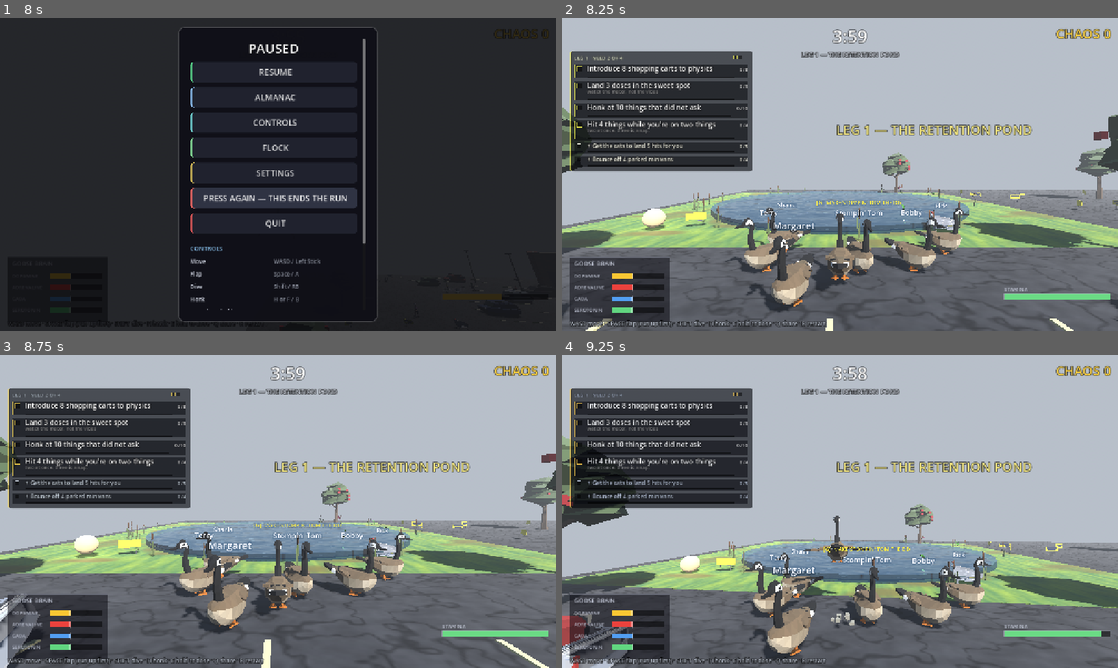
Above: before the commit, frames 1-4 (two rows, left to right).
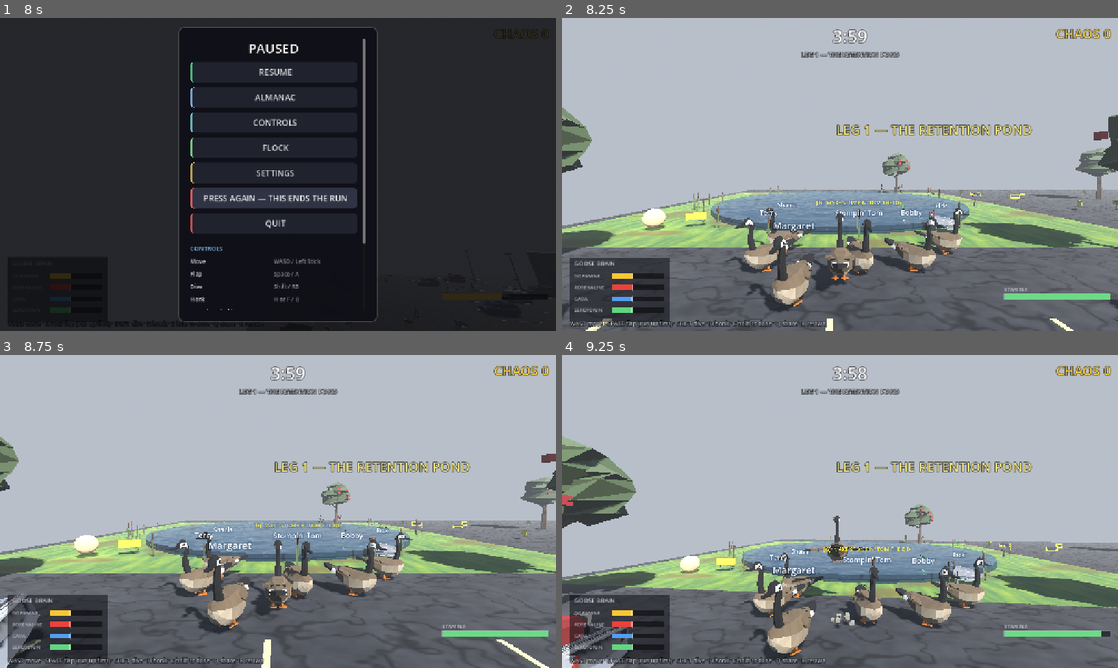
Above: after the commit, the same moments.

Repository: ariaz123git/geeked-geese
Game: Godot game, scene res://scenes/main.tscn
Same seed, same stepped clock (60 frames per second), same inputs: the game is played once before the commit and once after it. Sound files missing from this copy of the repository are replaced by a short silence.
Inputs (mouse positions are in pixels of both pictures, inside the frame that each line leads up to):
- Up to frame 1 (8 s): click "HONK" at 0.5 s; tap Enter (gg_skip) at 1.25 s; move the mouse to (305, 174) at 1.27 s; hold Space (gg_flap) 1.28-2.03 s; hold W (gg_forward) 1.28-5 s; click (305, 174) at 1.42 s; move the mouse to (250, 174) at 2.02 s; tap J (gg_cam_left) at 2.1 s; click (250, 174) at 2.17 s; tap Space (gg_flap) at 2.27, 2.3, 2.57, 3.05, 3.77, 3.8, 4.07, 4.52, 4.55, 4.82 s; move the mouse to (289, 168) at 2.77 s; hold K (gg_cam_right) 2.78-3.53 s; click (289, 168) at 2.92 s; move the mouse to (272, 180) at 3.52 s; tap G (gg_designate) at 3.6 s; click (272, 180) at 3.67 s; move the mouse to (316, 177) at 4.27 s; hold Shift (gg_dive) 4.28-5 s; click (316, 177) at 4.42 s; tap Escape (ui_cancel) at 4.9 s; click "SETTINGS" at 5 s; click "Show hints" at 5.75 s; click "BACK" at 6.5 s; click "RESTART RUN" at 7.25 s
- Up to frame 2 (8.25 s): click "PRESS AGAIN — THIS ENDS THE R…" at 8 s
- Up to frame 3 (8.75 s): no input
- Up to frame 4 (9.25 s): move the mouse to (795, 508) at 8.77 s; hold W (gg_forward) from 8.78 s (still down); tap E (gg_eat) at 8.85 s; click (795, 508) at 8.92 s; tap Space (gg_flap) at 9.02, 9.05 s

Frame 1 is identical in both runs. In frame 2, 12% of the frame differs, in the area x 1-35%, y 10-49%; in frame 3, 12%; in frame 4, 12%.

Commit message:
Walk every Settings row on a pad and fix the four that misbehaved
D-053 proved a volume PREF reaches a bus. Nothing had moved a Settings
control the way a player does and then looked at the thing it controls.
Earlier notes recorded show_hints as "checked and innocent -- re-reads
on pref_changed", which is true of the listener and says nothing about
who writes the same property after it.

inputtest.gd::_settings_walk() walks the panel with the D-pad, moves
each slider five presses, toggles each checkbox with A, picks Classic
through the Art style popup on the pad, and asserts the CONSUMER of
every row: the camera's sensitivity, FOV and invert flag, all three
buses, Juice's shake and FX, the HUD's FX, the objectives panel, the
goose, the cats and the people.

Shipped as a report and read first. Its first run found four real
things:

  Invert Y, Show hints  UNREACHABLE on a pad. D-pad down went art style ->
                        six sliders -> BACK; Godot's geometric guess skips a
                        CheckBox at the left of its row. -> _chain_focus()
  every slider          95-100 presses end to end: a focused Slider moves by
                        `step` (0.01), and pad buttons do not auto-repeat.
                        -> _step_focused_slider(), a twentieth per press: 17-20
  Art style             "Cats and people follow the goose. Takes effect
                        immediately." 7 of 7 cats and 9 of 9 people stayed
                        low-poly. -> both rebuild their visual on pref_changed
                        (npc_human now holds its classic visual by reference
                        rather than finding it by the name "Vis")
  Show hints            OFF held until the menu closed: main.gd wrote the
                        panel's `visible` on every open and close.
                        -> mission_hud.set_host_visible() composes the two

...and one error of its own: pressing right from 0.9 hit the ceiling
after two presses and read "50 presses end to end". It presses toward
the side with room.

A GODOT 3 API GOT IN AND THE COMPILE GATE PASSED IT. The first slider
fix set HSlider.custom_step. 4.7 has no such property (printed from
ClassDB, now in GODOT_4.7_RULES.md 4.5 with the ui_* pad defaults and
the focus-on-hide fact), and a property write on a native type resolves
at run time -- so --gate was green while every slider row raised SCRIPT
ERROR and the walk saw no sliders. verify.ps1's per-step SCRIPT ERROR
check is what catches that class.

CANARIES:
  chain + cat + person listeners removed   3 failures, each naming its row
  slider step + host visibility removed    8 (seven sliders, Show hints)

THE SAME CANARY RUN FAILED TWO CHECKS IT HAD NO BUSINESS TOUCHING -- the
share test fired 3 times inside its cooldown. That is not noise and it
is not this commit; it is D-057, next.

    [input] PASS -- 105 controller checks       (was 70)

Diff:
--- a/scripts/core/main.gd
+++ b/scripts/core/main.gd
@@ -254,8 +254,11 @@
 func _set_hud_visible(v: bool) -> void:
 	if hud and is_instance_valid(hud):
 		hud.visible = v
+	# Through the panel, not onto its `visible`: the panel also answers to the
+	# "Show hints" setting, and writing `visible` here undid that setting on
+	# every menu close. See mission_hud.gd::set_host_visible().
 	if mission_hud and is_instance_valid(mission_hud):
-		mission_hud.visible = v
+		mission_hud.set_host_visible(v)
 
 
 ## Mouse capture is a global concern: the camera only steers while captured,
--- a/scripts/ui/mission_hud.gd
+++ b/scripts/ui/mission_hud.gd
@@ -95,6 +95,7 @@
 var _hidden_seen := 0
 var _hidden_total := 0
 var _bonus_queue: Array = []   ## bonus rows waiting for a free slot
+var _host_visible := true      ## see set_host_visible()
 
 
 func _ready() -> void:
@@ -441,11 +442,27 @@
 		_refresh_visibility()
 
 
+## Whether the director wants gameplay HUD on screen at all — false while a menu
+## or a card owns it. `main.gd::_set_hud_visible()` calls this.
+##
+## TWO WRITERS, ONE PROPERTY, AND THE LAST ONE WON. The director used to set
+## `visible` on this layer directly, on every menu open and every menu close, so
+## "Show hints" OFF held exactly until the player resumed from the very menu
+## they had turned it off in — and then the panel came back. Measured through
+## the checkbox on 2026-09-25: show_hints=false, menu closed, panel visible=true.
+## The last session's handoff recorded this pref as "checked and innocent", on
+## the strength of the `pref_changed` listener above, which is real and was
+## never the problem. D-056.
+func set_host_visible(v: bool) -> void:
+	_host_visible = v
+	_refresh_visibility()
+
+
 func _refresh_visibility() -> void:
 	var show_it := true
 	if _prefs != null:
 		show_it = bool(_prefs.get_pref(&"show_hints", true))
-	visible = show_it
+	visible = _host_visible and show_it
 
 
 # ═══════════════════════════════════════════════════════════════ DRAWABLES
--- a/scripts/ui/pause_menu.gd
+++ b/scripts/ui/pause_menu.gd
@@ -59,6 +59,8 @@
 
 var _slider_refs: Dictionary = {}    # StringName -> HSlider
 var _checkbox_refs: Dictionary = {}  # StringName -> CheckBox
+## Every focusable row of the settings panel, top to bottom. See `_chain_focus`.
+var _settings_order: Array[Control] = []
 
 
 func _ready() -> void:
@@ -90,6 +92,36 @@
 		else:
 			_open_menu()
 		get_viewport().set_input_as_handled()
+		return
+	if _open and _showing_settings:
+		_step_focused_slider(event)
+
+
+## A PAD OR AN ARROW KEY MOVES A SLIDER ONE TWENTIETH OF ITS RANGE.
+##
+## Left alone, a focused Slider moves by its `step` — 0.01 on every 0..1 row
+## here — so measured with a pad it was 95 to 100 presses end to end, and pad
+## buttons do not auto-repeat the way a held key does. Godot 4.7 has no separate
+## keyboard step to set: `custom_step` was Godot 3, and the first draft of this
+## fix assigned it and raised on every row (the compile gate passed it, because
+## a property write on a native type is resolved at run time). Raising `step`
+## instead would coarsen the mouse drag and knock Field of view's 68° default off
+## its grid. So the menu takes left / right itself, before the slider sees them.
+## Echoes count, so a held arrow key still sweeps. D-056.
+func _step_focused_slider(event: InputEvent) -> void:
+	var dir := 0.0
+	if event.is_action_pressed("ui_right", true):
+		dir = 1.0
+	elif event.is_action_pressed("ui_left", true):
+		dir = -1.0
+	if dir == 0.0:
+		return
+	var s := get_viewport().gui_get_focus_owner() as HSlider
+	if s == null or not is_ancestor_of(s):
+		return
+	var nudge: float = maxf(s.step, snappedf((s.max_value - s.min_value) / 20.0, s.step))
+	s.value = clampf(s.value + dir * nudge, s.min_value, s.max_value)
+	get_viewport().set_input_as_handled()
 
 
 func is_open() -> bool:
@@ -468,8 +500,29 @@
 
 	var back_btn := _menu_button("BACK", _back_from_settings)
 	vb.add_child(back_btn)
+	_settings_order.append(back_btn)
+	_chain_focus(_settings_order)
 
 	return panel
+
+
+## THE D-PAD WALKS THE ROWS IN THE ORDER THEY ARE DRAWN.
+##
+## Godot picks a focus neighbour geometrically when none is set, and on this
+## panel geometry chose wrong: a CheckBox sits at the left of its row and a
+## slider in the middle of the next, so D-pad down from Mouse sensitivity went
+## straight to Field of view. Walked with a pad on 2026-09-25 the order was
+## art style, six sliders, BACK — INVERT Y AND SHOW HINTS COULD NOT BE REACHED
+## AT ALL. `inputtest.gd::_settings_walk()` holds the order now. D-056.
+func _chain_focus(order: Array[Control]) -> void:
+	for i in order.size():
+		var c: Control = order[i]
+		if i > 0:
+			c.focus_neighbor_top = c.get_path_to(order[i - 1])
+			c.focus_previous = c.focus_neighbor_top
+		if i < order.size() - 1:
+			c.focus_neighbor_bottom = c.get_path_to(order[i + 1])
+			c.focus_next = c.focus_neighbor_bottom
 
 
 ## Goose model picker. Both meshes expose an identical API, so switching is a
@@ -498,6 +551,7 @@
 		cur = str(prefs.get_pref(&"goose_model", "lowpoly"))
 	opt.selected = 1 if cur == "classic" else 0
 	_model_opt = opt
+	_settings_order.append(opt)
 	opt.item_selected.connect(func(i: int):
 		var p2 := get_node_or_null("/root/Prefs")
 		if p2:
@@ -527,6 +581,7 @@
 	slider.min_value = min_v
 	slider.max_value = max_v
 	slider.step = step
+	_settings_order.append(slider)
 	slider.custom_minimum_size = Vector2(190, 0)
 	slider.size_flags_horizontal = Control.SIZE_EXPAND_FILL
 
@@ -567,6 +622,7 @@
 		initial = bool(_prefs.get_pref(key, false))
 	cb.button_pressed = initial
 	row.add_child(cb)
+	_settings_order.append(cb)
 
 	cb.toggled.connect(func(v: bool):
 		if _prefs != null:
--- a/scripts/world/cat.gd
+++ b/scripts/world/cat.gd
@@ -35,6 +35,8 @@
 var _lp: Node3D
 var _sfx: Node
 var _meow_t := 0.0
+## Kept so the visual can be rebuilt in the other art style mid-leg.
+var _fur := Color(0.5, 0.45, 0.4)
 
 
 func _ready() -> void:
@@ -45,6 +47,22 @@
 	if randomise_nip:
 		responds_to_nip = randf() < 0.67
 	_new_wander()
+	var prefs := get_node_or_null("/root/Prefs")
+	if prefs != null and prefs.has_signal("pref_changed"):
+		prefs.pref_changed.connect(_on_pref_changed)
+
+
+## THE SETTINGS ROW SAYS "CATS AND PEOPLE FOLLOW THE GOOSE. TAKES EFFECT
+## IMMEDIATELY", and for cats it did not: the style was read once, in setup(),
+## and never again. Switched to classic mid-leg on 2026-09-25 with the pad, the
+## goose changed and all seven cats in the lot stayed faceted until the next
+## zone was built. D-056.
+func _on_pref_changed(key: StringName, _value) -> void:
+	if key != &"goose_model":
+		return
+	if (_lp != null) == _use_lowpoly():
+		return
+	_build_visual()
 
 
 const LP_PATTERNS := [&"tabby", &"grey", &"tuxedo"]
@@ -68,6 +86,23 @@
 	cs.rotation_degrees = Vector3(90, 0, 0)
 	cs.position.y = 0.24
 	add_child(cs)
+	_fur = fur
+	_build_visual()
+
+
+## Build whichever visual the art style asks for, replacing any that exists.
+## The outgoing one is renamed before it is freed: `queue_free()` holds the name
+## until the end of the frame, and `add_child()` answers a collision by
+## discarding the requested name — main.gd's `_clear()` has the long version.
+func _build_visual() -> void:
+	for old in [_lp, _vis]:
+		var n := old as Node3D
+		if n != null and is_instance_valid(n):
+			n.name = "VisOutgoing"
+			n.queue_free()
+	_lp = null
+	_vis = null
+	var fur := _fur
 
 	if _use_lowpoly():
 		_lp = preload("res://scripts/world/cat_visual_lowpoly.gd").new()
--- a/scripts/world/npc_human.gd
+++ b/scripts/world/npc_human.gd
@@ -16,6 +16,10 @@
 var _sfx: Node
 ## Faceted variant, used when settings ask for the low-poly art style.
 var _lp: Node3D
+## The primitive variant. Held by reference now rather than found by the name
+## "Vis", because a mid-leg rebuild frees one and adds the other in one frame.
+var _vis: Node3D
+var _shirt := Color(0.5, 0.5, 0.55)
 
 
 func _ready() -> void:
@@ -23,6 +27,20 @@
 	add_to_group("npc")
 	_home = global_position
 	_new_wander()
+	var prefs := get_node_or_null("/root/Prefs")
+	if prefs != null and prefs.has_signal("pref_changed"):
+		prefs.pref_changed.connect(_on_pref_changed)
+
+
+## Same promise as the cats — "cats and people follow the goose. Takes effect
+## immediately" — and the same break: read once in setup(), never again. Nine
+## people in leg 1 stayed faceted after the goose went classic. D-056.
+func _on_pref_changed(key: StringName, _value) -> void:
+	if key != &"goose_model":
+		return
+	if (_lp != null) == _use_lowpoly():
+		return
+	_build_visual()
 
 
 ## People are authored twice, same as the cats, so the crowd matches whichever
@@ -43,6 +61,22 @@
 	cs.shape = cap
 	cs.position.y = 0.85
 	add_child(cs)
+	_shirt = shirt
+	_build_visual()
+
+
+## Build whichever visual the art style asks for, replacing any that exists.
+## The outgoing one is renamed before it is freed, for the reason main.gd's
+## `_clear()` gives: a queued node keeps its name until the end of the frame.
+func _build_visual() -> void:
+	for old in [_lp, _vis]:
+		var n := old as Node3D
+		if n != null and is_instance_valid(n):
+			n.name = "VisOutgoing"
+			n.queue_free()
+	_lp = null
+	_vis = null
+	var shirt := _shirt
 
 	if _use_lowpoly():
 		_lp = preload("res://scripts/world/human_visual_lowpoly.gd").new()
@@ -63,6 +97,7 @@
 	var vis := Node3D.new()
 	vis.name = "Vis"
 	add_child(vis)
+	_vis = vis
 
 	# torso
 	var torso := MeshInstance3D.new()
@@ -121,7 +156,7 @@
 	# on every person in the lot, on every honk — and depenetration then shoved
 	# the whole crowd. cat.gd has carried the comment explaining exactly this
 	# for as long as this line has been wrong, and boss_ranger.gd cites it.
-	var vis: Node3D = _lp if _lp != null else (get_node_or_null("Vis") as Node3D)
+	var vis: Node3D = _lp if _lp != null else _vis
 	if vis != null and is_instance_valid(vis):
 		Juice.pop(vis, 0.22, 0.20)
 	if _sfx:
@@ -144,9 +179,8 @@
 		speed = FLEE_SPEED
 		dir = _flee_dir
 		# Flailing run.
-		var vis := get_node_or_null("Vis")
-		if vis:
-			vis.rotation.z = sin(Time.get_ticks_msec() * 0.02) * 0.3
+		if _vis != null and is_instance_valid(_vis):
+			_vis.rotation.z = sin(Time.get_ticks_msec() * 0.02) * 0.3
 		if _lp:
 			_lp.animate(delta, speed / FLEE_SPEED, 1.0)
 	else:
@@ -156,9 +190,8 @@
 		# Drift back toward home so they don't all end up in one corner.
 		if global_position.distance_to(_home) > 22.0:
 			dir = (_home - global_position).normalized()
-		var vis := get_node_or_null("Vis")
-		if vis:
-			vis.rotation.z = lerpf(vis.rotation.z, 0.0, 1.0 - pow(0.01, delta))
+		if _vis != null and is_instance_valid(_vis):
+			_vis.rotation.z = lerpf(_vis.rotation.z, 0.0, 1.0 - pow(0.01, delta))
 		if _lp:
 			_lp.animate(delta, speed / FLEE_SPEED, 0.0)
 
--- a/tools/inputtest.gd
+++ b/tools/inputtest.gd
@@ -102,6 +102,7 @@
 	await _pause_menu_test(tree, main)
 	await _ui_sweep_report(tree, main, goose)
 	await _menu_buttons_report(tree, main)
+	await _settings_walk(tree, main, goose)
 	# LAST, because it ends the leg: everything above needs the zone it leaves.
 	await _gamepad_walk(tree, main)
 
@@ -629,6 +630,298 @@
 	_ok(back_in_zone, "after the flight the next zone never started running. The pad walk stopped somewhere between them.")
 
 
+## ═══════════════════════════════════════════════════════════════════════════
+## EVERY ROW OF SETTINGS, MOVED BY HAND, AND THE FAR END OF EACH ONE
+## ═══════════════════════════════════════════════════════════════════════════
+##
+## D-053 proved one thing about the Settings panel: that a volume PREF reaches
+## a bus. It did not prove that moving the control writes the pref, and it did
+## not look at the other nine rows at all. The last session's commit recorded
+## `screen_shake`, `fx_intensity` and `show_hints` as "checked and innocent —
+## all three re-read on pref_changed", which checks that a listener exists and
+## not that nothing else writes the same property afterwards.
+##
+## So: focus each row with the D-pad the way a pad or keyboard player does,
+## move it with left / right or toggle it with A, and then read the CONSUMER —
+## the camera's sensitivity, the bus, Juice's shake scale, the HUD, the goose,
+## and the cats and people the Art style row promises "follow the goose. Takes
+## effect immediately." Every pref is put back afterwards.
+##
+## SHIPPED AS A REPORT AND READ BEFORE IT WAS ARMED. Its first run found four
+## things, all real (D-056): the D-pad walked straight past both checkboxes, so
+## Invert Y and Show hints could not be reached on a pad; every slider took 95 to
+## 100 presses end to end; the Art style row switched the goose and left all 7
+## cats and all 9 people in leg 1 in the old style; and Show hints OFF held only
+## until the menu closed. It also found one error of its own — pressing right
+## from 0.9 hit the ceiling after two presses and reported 50 presses end to end
+## — so it now presses toward whichever side of the range has room.
+static func _settings_walk(tree: SceneTree, main: Node, goose: CharacterBody3D) -> void:
+	var menu: Node = main.get("pause_menu")
+	var prefs := main.get_node_or_null("/root/Prefs")
+	var mh: Node = main.get("mission_hud")
+	_ok(menu != null and prefs != null and mh != null,
+		"main has no pause menu, Prefs or mission HUD, so the Settings panel was never walked")
+	if menu == null or prefs == null or mh == null:
+		return
+	_release_all()
+	tree.paused = false
+	for _attempt in 6:
+		if not bool(main.call("_menus_open")):
+			break
+		await _escape(tree)
+
+	var keys := ["goose_model", "mouse_sensitivity", "invert_y", "fov", "master_volume",
+		"sfx_volume", "music_volume", "screen_shake", "fx_intensity", "show_hints"]
+	var before := {}
+	for k in keys:
+		before[k] = prefs.call("get_pref", StringName(k), null)
+
+	await _escape(tree)
+	var sbtn := _find_button(menu, "SETTINGS")
+	_ok(sbtn != null and bool(menu.call("is_open")), "could not open the pause menu and find SETTINGS")
+	if sbtn == null or not bool(menu.call("is_open")):
+		return
+	sbtn.emit_signal("pressed")
+	for _i in 4:
+		await tree.process_frame
+
+	# ── the panel, walked with the D-pad: every row has to be reachable ──
+	var sliders: Dictionary = menu.get("_slider_refs")
+	var boxes: Dictionary = menu.get("_checkbox_refs")
+	var order: Array[String] = [_settings_focus(menu, sliders, boxes)]
+	for _i2 in 16:
+		await _pad(tree, JOY_BUTTON_DPAD_DOWN)
+		var d := _settings_focus(menu, sliders, boxes)
+		order.append(d)
+		if d == "BACK":
+			break
+	print("[input] settings: D-pad walk -> %s" % ", ".join(order))
+	var unreached: Array[String] = []
+	for k3 in sliders.keys():
+		if not order.has("slider:%s" % k3):
+			unreached.append(str(k3))
+	for k4 in boxes.keys():
+		if not order.has("check:%s" % k4):
+			unreached.append(str(k4))
+	_ok(unreached.is_empty() and order[0] == "option:art style" and order[-1] == "BACK",
+		("walking the Settings panel top to bottom with the D-pad never reached %s. A row a pad "
+		+ "cannot focus is a setting a pad player does not have. `pause_menu.gd::_chain_focus()` "
+		+ "sets the order; without it Godot guesses geometrically and skips the checkboxes.")
+			% ", ".join(unreached))
+
+	# ── every slider, moved five presses, then its pref and its consumer ──
+	for key in sliders.keys():
+		var s: HSlider = sliders[key]
+		s.grab_focus()
+		await tree.process_frame
+		var v0: float = s.value
+		# Toward the side with room, so five presses never meet a bound.
+		var mid := (s.min_value + s.max_value) * 0.5
+		var dir := JOY_BUTTON_DPAD_RIGHT if v0 <= mid else JOY_BUTTON_DPAD_LEFT
+		for _p in 5:
+			await _pad(tree, dir)
+		var v1: float = s.value
+		var pv: float = float(prefs.call("get_pref", key, -1.0))
+		var per_press: float = absf(v1 - v0) / 5.0
+		var presses_full: float = INF if per_press <= 0.0 else (s.max_value - s.min_value) / per_press
+		var got := _far_value(main, goose, str(key))
+		var want: float = pv
+		if str(key).ends_with("_volume"):
+			want = linear_to_db(clampf(pv, 0.0001, 1.0))
+		print("[input] settings: %-18s %.3f -> %.3f (pref %.3f)  %.0f presses end to end  far end: %s"
+			% [key, v0, v1, pv, presses_full, _far_end(main, goose, str(key))])
+		_ok(absf(pv - v1) < 0.0005,
+			"moving the %s slider left the setting at %.3f while the slider reads %.3f. The control does not write its pref." % [key, pv, v1])
+		_ok(presses_full <= 25.0,
+			("the %s slider takes %.0f D-pad presses end to end. Pad buttons do not auto-repeat, so "
+			+ "every one is a separate press; `pause_menu.gd::_step_focused_slider()` moves a "
+			+ "twentieth of the range.") % [key, presses_full])
+		_ok(absf(got - want) < 0.01,
+			"the %s slider set the pref to %.3f and its consumer reads %.3f (wanted %.3f): %s"
+				% [key, pv, got, want, _far_end(main, goose, str(key))])
+	var hud: Node = main.get("hud")
+	var fx_pref: float = float(prefs.call("get_pref", &"fx_intensity", -1.0))
+	var fx_hud: float = float(hud.get("_fx_intensity")) if hud != null else -1.0
+	_ok(absf(fx_hud - fx_pref) < 0.001,
+		"FX intensity is %.3f and the HUD's post-processing still reads %.3f" % [fx_pref, fx_hud])
+
+	# ── the two checkboxes: A on each ──
+	for key2 in boxes.keys():
+		var cb: CheckBox = boxes[key2]
+		cb.grab_focus()
+		await tree.process_frame
+		var b0: bool = cb.button_pressed
+		await _pad(tree, JOY_BUTTON_A)
+		var bp: bool = bool(prefs.call("get_pref", key2, null))
+		print("[input] settings: %-18s %s -> %s (pref %s)  far end: %s"
+			% [key2, b0, cb.button_pressed, bp, _far_end(main, goose, str(key2))])
+		_ok(cb.button_pressed != b0 and bp == cb.button_pressed,
+			"A on the focused %s checkbox left it %s and the pref %s. It did not toggle the setting." % [key2, cb.button_pressed, bp])
+	var cam: Node = null if goose == null else goose.get("cam") as Node
+	var inv_pref: bool = bool(prefs.call("get_pref", &"invert_y", false))
+	var inv_cam: bool = cam != null and bool(cam.get("_invert"))
+	_ok(cam != null and inv_cam == inv_pref,
+		"Invert Y is %s and the camera's own flag is %s" % [inv_pref, inv_cam])
+
+	# ── Art style, through its popup, on the pad ──
+	var opt: OptionButton = menu.get("_model_opt")
+	var styled := false
+	if opt != null:
+		opt.grab_focus()
+		await tree.process_frame
+		await _pad(tree, JOY_BUTTON_A)
+		var popup_up: bool = opt.get_popup().visible
+		if popup_up:
+			await _pad(tree, JOY_BUTTON_DPAD_DOWN)
+			await _pad(tree, JOY_BUTTON_A)
+		styled = str(prefs.call("get_pref", &"goose_model", "")) == "classic"
+		for _i3 in 6:
+			await tree.process_frame
+		print("[input] settings: goose_model -> %s through the popup on the pad (popup opened=%s)  far end: %s"
+			% [str(prefs.call("get_pref", &"goose_model", "")), popup_up, _far_end(main, goose, "goose_model")])
+	_ok(styled, "A, D-pad down, A on the Art style row did not select Classic. Its popup cannot be driven from a pad.")
+	if styled:
+		var counts := _style_counts(main)
+		var gkey: String = str(goose.get("_model_key")) if goose != null else "?"
+		_ok(gkey == "classic", "Art style is Classic and the goose is still %s" % gkey)
+		_ok(counts.x > 0 and counts.y == 0,
+			("Art style says \"Cats and people follow the goose. Takes effect immediately.\" After "
+			+ "switching to Classic, %d of %d cats are still low-poly.") % [counts.y, counts.x])
+		_ok(counts.z > 0 and counts.w == 0,
+			"...and %d of %d people are still low-poly." % [counts.w, counts.z])
+
+	# ── Show hints, AFTER the menu closes: that is where it used to come undone ──
+	await _escape(tree)
+	for _i4 in 6:
+		await tree.process_frame
+	var hints: bool = bool(prefs.call("get_pref", &"show_hints", true))
+	var panel_up: bool = bool(mh.get("visible"))
+	print("[input] settings: menu closed; show_hints=%s and the objectives panel is visible=%s" % [hints, panel_up])
+	_ok(not hints and not panel_up,
+		("Show hints is %s and the objectives panel is %s now the menu has closed. It hides while "
+		+ "the menu is up either way, so the only moment the setting means anything is after a "
+		+ "close — which is exactly when main.gd used to put the panel back.")
+			% [hints, "visible" if panel_up else "hidden"])
+
+	# Put everything back, through the same pref path the controls use.
+	for k2 in keys:
+		if before[k2] != null:
+			prefs.call("set_pref", StringName(k2), before[k2])
+	for _i5 in 6:
+		await tree.process_frame
+	_ok(bool(mh.get("visible")) == bool(prefs.call("get_pref", &"show_hints", true)),
+		"Show hints was turned back on with no menu up and the objectives panel did not come back.")
+	var back := _style_counts(main)
+	_ok(back.y == back.x and back.w == back.z,
+		"Art style went back to low-poly and %d of %d cats, %d of %d people did not follow."
+			% [back.x - back.y, back.x, back.z - back.w, back.z])
+	tree.paused = false
+
+
+## (cats, low-poly cats, people, low-poly people) in the tree right now.
+static func _style_counts(main: Node) -> Vector4i:
+	var out := Vector4i.ZERO
+	for c in main.get_tree().get_nodes_in_group("cat"):
+		out.x += 1
+		if c.get("_lp") != null:
+			out.y += 1
+	for n in main.get_tree().get_nodes_in_group("npc"):
+		var sc: Script = n.get_script()
+		if sc == null or not sc.resource_path.ends_with("npc_human.gd"):
+			continue
+		out.z += 1
+		if n.get("_lp") != null:
+			out.w += 1
+	return out
+
+
+## The consumer of a setting, as the one number it should equal. -INF when it
+## cannot be read, which no assertion above will mistake for a match.
+static func _far_value(main: Node, goose: CharacterBody3D, key: String) -> float:
+	var cam: Node = null if goose == null else goose.get("cam") as Node
+	var juice := main.get_node_or_null("/root/Juice")
+	match key:
+		"mouse_sensitivity":
+			return float(cam.get("_sens")) if cam != null else -INF
+		"fov":
+			return float(cam.get("fov_base")) if cam != null else -INF
+		"master_volume", "sfx_volume", "music_volume":
+			var bus := {"master_volume": "Master", "sfx_volume": "SFX", "music_volume": "Music"}[key] as String
+			var idx := AudioServer.get_bus_index(bus)
+			return AudioServer.get_bus_volume_db(idx) if idx >= 0 else -INF
+		"screen_shake":
+			return float(juice.call("shake_scale")) if juice != null else -INF
+		"fx_intensity":
+			return float(juice.call("fx_scale")) if juice != null else -INF
+	return -INF
+
+
+## What has focus in the settings panel, named by the pref it drives.
+static func _settings_focus(menu: Node, sliders: Dictionary, boxes: Dictionary) -> String:
+	var f: Control = menu.get_viewport().gui_get_focus_owner()
+	if f == null:
+		return "<nothing>"
+	for k in sliders.keys():
+		if sliders[k] == f:
+			return "slider:%s" % k
+	for k2 in boxes.keys():
+		if boxes[k2] == f:
+			return "check:%s" % k2
+	if f is OptionButton:
+		return "option:art style"
+	if f is Button:
+		return (f as Button).text.to_upper()
+	return "<%s>" % f.get_class()
+
+
+## The CONSUMER of a setting, read back, as one short string.
+static func _far_end(main: Node, goose: CharacterBody3D, key: String) -> String:
+	var cam: Node = null if goose == null else goose.get("cam") as Node
+	var juice := main.get_node_or_null("/root/Juice")
+	match key:
+		"mouse_sensitivity":
+			return "camera _sens=%.3f" % float(cam.get("_sens")) if cam != null else "no camera"
+		"invert_y":
+			return "camera _invert=%s" % str(cam.get("_invert")) if cam != null else "no camera"
+		"fov":
+			return "camera fov_base=%.1f" % float(cam.get("fov_base")) if cam != null else "no camera"
+		"master_volume", "sfx_volume", "music_volume":
+			var bus := {"master_volume": "Master", "sfx_volume": "SFX", "music_volume": "Music"}[key] as String
+			var idx := AudioServer.get_bus_index(bus)
+			return "bus %s %.1f dB" % [bus, AudioServer.get_bus_volume_db(idx)] if idx >= 0 else "bus %s MISSING" % bus
+		"screen_shake":
+			return "Juice.shake_scale()=%.3f" % float(juice.call("shake_scale")) if juice != null else "no Juice"
+		"fx_intensity":
+			var hud: Node = main.get("hud")
+			return "Juice.fx_scale()=%.3f hud._fx_intensity=%.3f" % [
+				float(juice.call("fx_scale")) if juice != null else -1.0,
+				float(hud.get("_fx_intensity")) if hud != null else -1.0]
+		"show_hints":
+			var mh: Node = main.get("mission_hud")
+			return "objectives panel visible=%s" % (mh != null and bool(mh.get("visible")))
+		"goose_model":
+			var cats_lp := 0
+			var cats_classic := 0
+			for c in main.get_tree().get_nodes_in_group("cat"):
+				if c.get("_lp") != null:
+					cats_lp += 1
+				else:
+					cats_classic += 1
+			var ppl_lp := 0
+			var ppl_classic := 0
+			for n in main.get_tree().get_nodes_in_group("npc"):
+				var sc: Script = n.get_script()
+				if sc == null or not sc.resource_path.ends_with("npc_human.gd"):
+					continue
+				if n.get("_lp") != null:
+					ppl_lp += 1
+				else:
+					ppl_classic += 1
+			return "goose=%s, cats lowpoly/classic=%d/%d, people lowpoly/classic=%d/%d" % [
+				str(goose.get("_model_key")) if goose != null else "?", cats_lp, cats_classic, ppl_lp, ppl_classic]
+	return "?"
+
+
 ## One press-and-release of a pad button, through the viewport.
 static func _pad(tree: SceneTree, button: JoyButton) -> void:
 	var down := InputEventJoypadButton.new()
Not shown, changed: docs/DECISIONS.md
Not shown, changed: docs/GODOT_4.7_RULES.md
Not shown, changed: docs/HANDOFF.md
